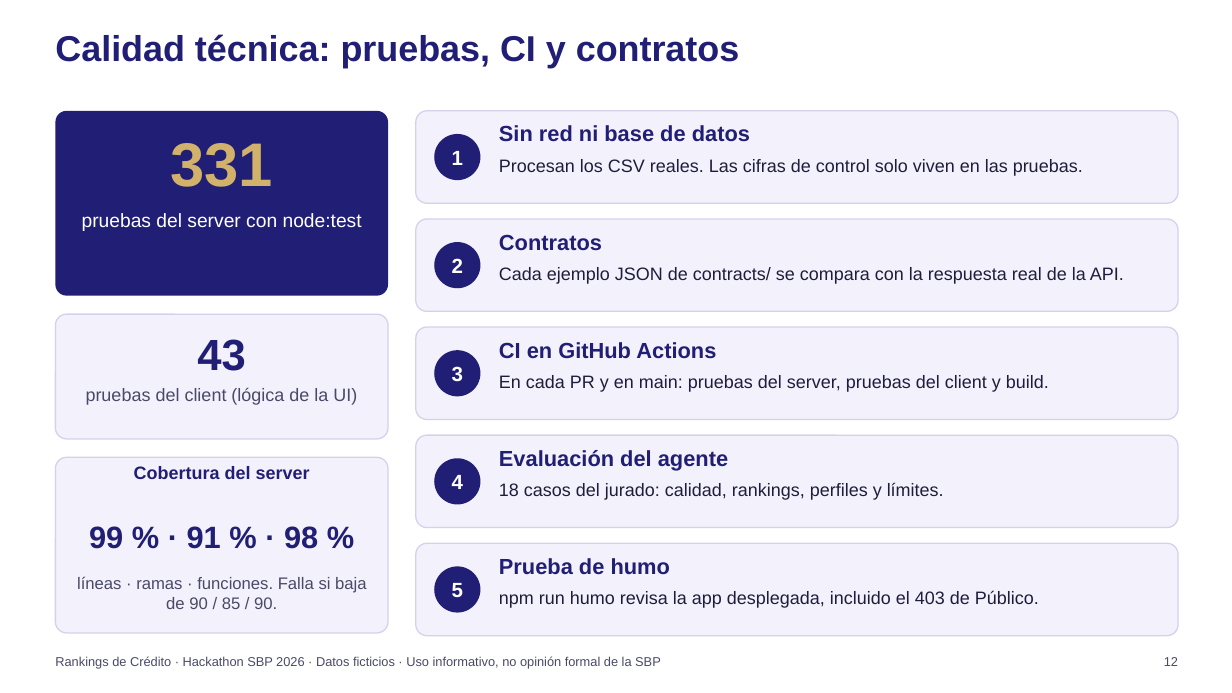
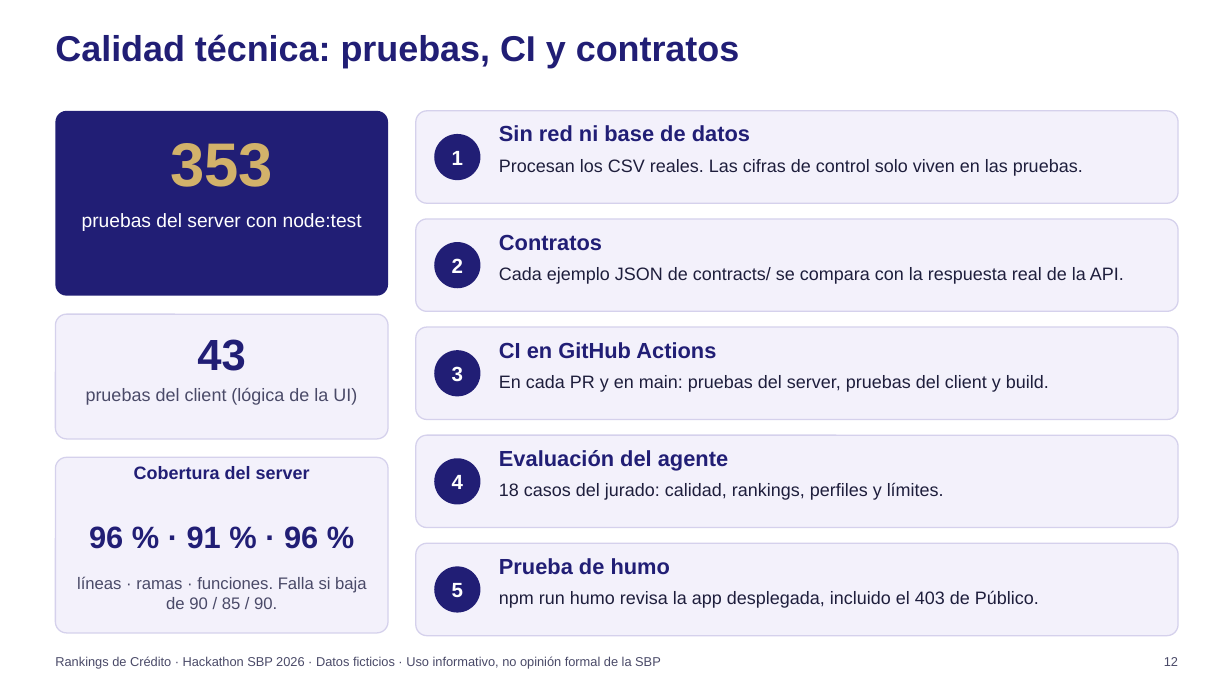
Before and after one commit to JuanKsPty/hackathon-sbp, a slide deck: slide 12 of presentacion/deck.pptx. Drawn at 1232x693 pixels with LibreOffice and Linux fonts; fonts in the diff are those of the drawing; background and template pictures are left out. Boxes give left, top, right and bottom in pixels: in the first picture for what was removed or moved away, otherwise in the second. Text is boxed around its words. In the diff, an @@ line names an element or a change of style, - is before the commit and + after.

```diff
--- a/presentacion/deck.pptx
+++ b/presentacion/deck.pptx
@@ text at <box>170,143,273,187</box>: text changed @@
-331
+353
@@ text at <box>89,526,318,549</box>: text changed @@
-99 % · 91 % · 98 %
+96 % · 91 % · 96 %
```
Also in this commit, not shown: 7 other slides changed, 1 other file.
